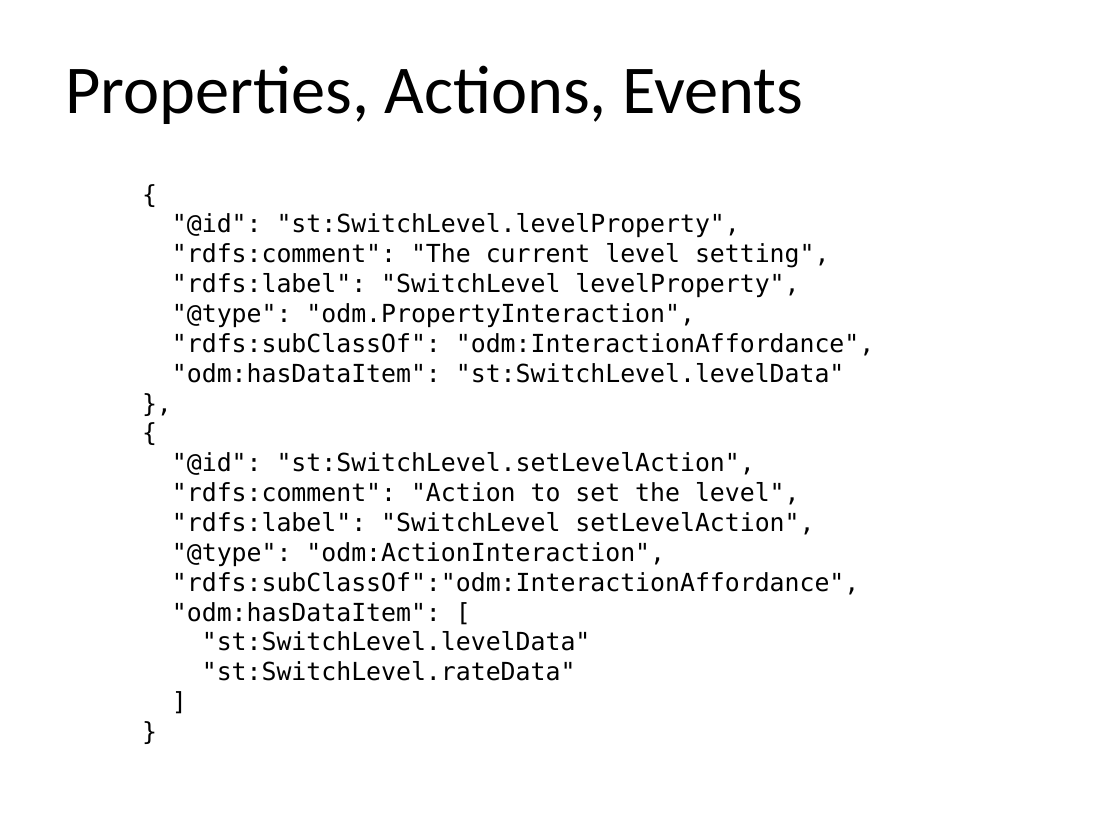
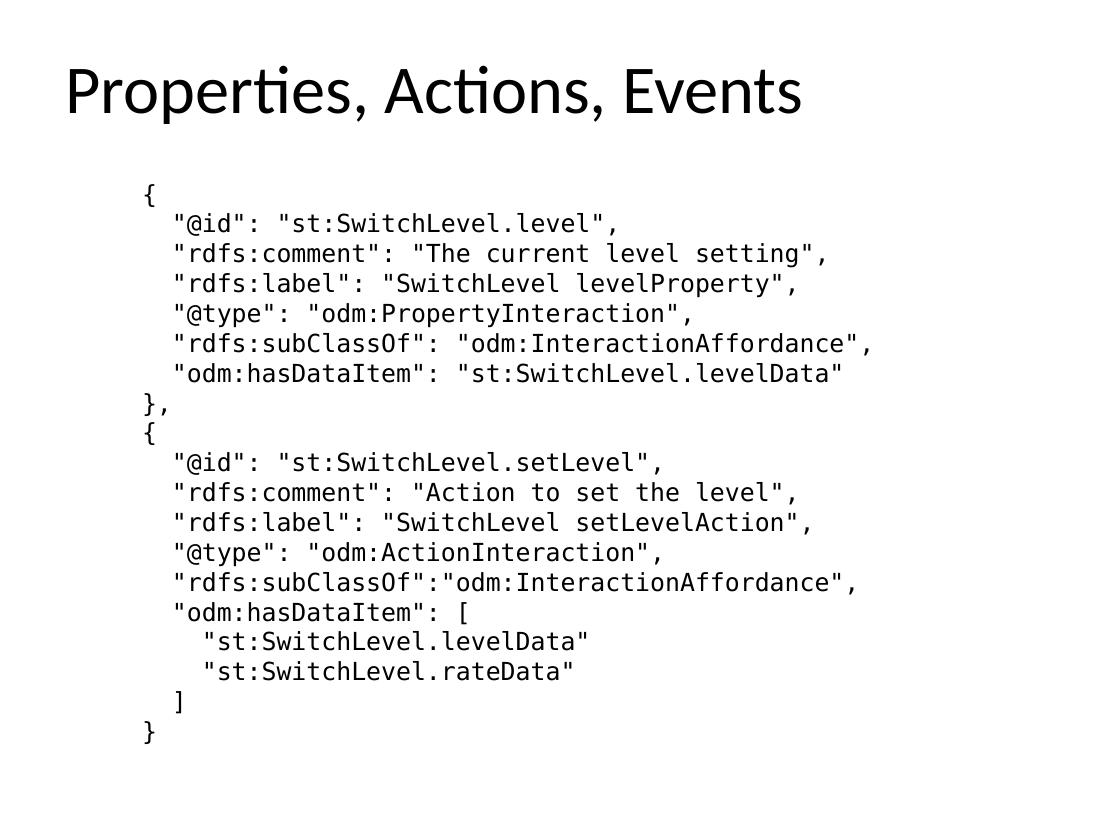
Before and after one commit to mjkoster/ODM-Examples, a slide deck: slide 12 of ODM-CDF.pptx. Drawn at 1120x840 pixels with LibreOffice and Linux fonts; fonts in the diff are those of the drawing. Boxes give left, top, right and bottom in pixels: in the first picture for what was removed or moved away, otherwise in the second. Text is boxed around its words. In the diff, an @@ line names an element or a change of style, - is before the commit and + after.

Commit message:
Add TDL to slides
Also align terms and fix typos

```diff
--- a/ODM-CDF.pptx
+++ b/ODM-CDF.pptx
@@ text at (172,213,621,236): text changed @@
-"@id": "st:SwitchLevel.levelProperty",
+"@id": "st:SwitchLevel.level",
@@ text at (172,303,695,328): text changed @@
-"@type": "odm.PropertyInteraction",
+"@type": "odm:PropertyInteraction",
@@ text at (172,452,666,475): text changed @@
-"@id": "st:SwitchLevel.setLevelAction",
+"@id": "st:SwitchLevel.setLevel",
```
Also in this commit, not shown: 15 other slides changed, 8 slides added, 2 other files.
